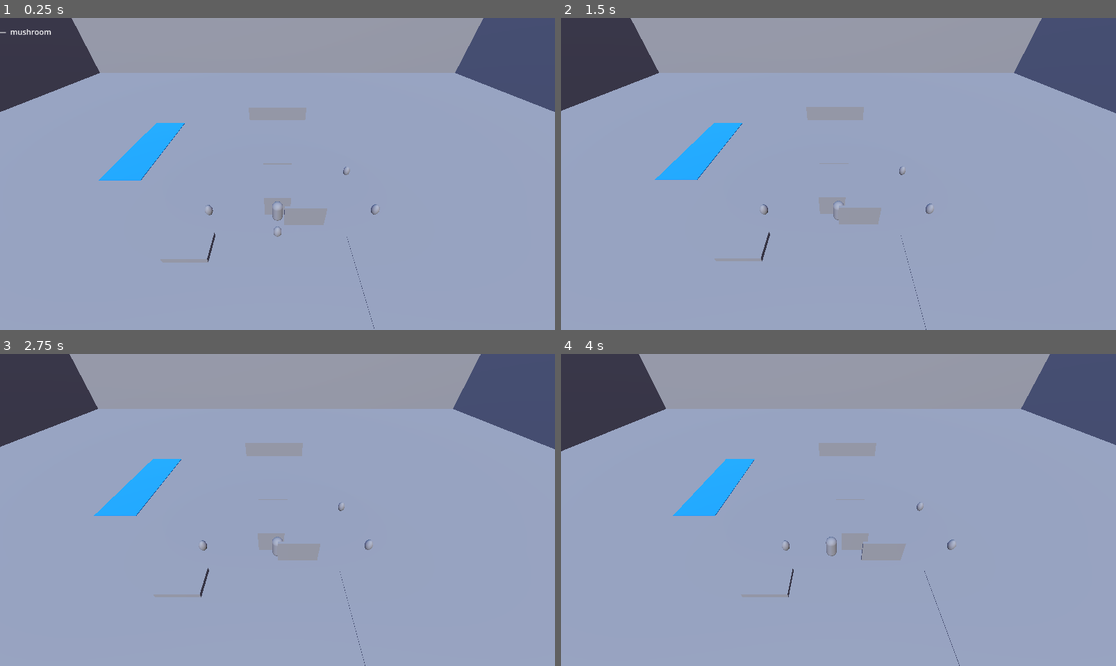
Above: before the commit, frames 1-4 (two rows, left to right).
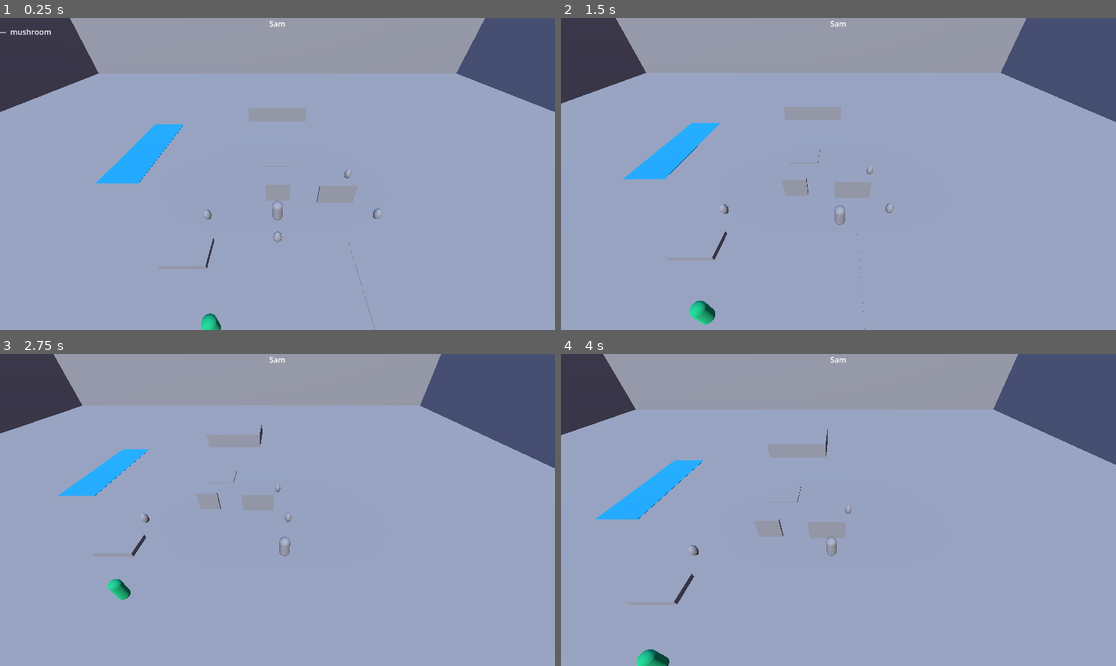
Above: after the commit, the same moments.

Repository: Actulus/scout-camp
Game: Godot game, scene res://scenes/world/world.tscn
The game is run twice, just before and just after one commit, with the same random seed, the same clock (stepped at 60 frames per second) and the same inputs.
Inputs:
- Up to frame 1 (0.25 s): no input
- Up to frame 2 (1.5 s): tap E at 0.5 s; hold D (move_right) 0.53-1.28 s; hold Enter (ui_accept) 0.53-1.28 s; hold S (move_down) from 1.28 s (still down); tap Enter (ui_accept) at 1.35 s
- Up to frame 3 (2.75 s): tap Enter (ui_accept) at 1.52, 1.82 s; release S (move_down) at 2.03 s; hold D (move_right) from 2.03 s (still down); hold Enter (ui_accept) from 2.03 s (still down)
- Up to frame 4 (4 s): release D (move_right) at 2.78 s; release Enter (ui_accept) at 2.78 s; hold W (move_up) 2.78-3.53 s; tap Enter (ui_accept) at 2.85, 3.02, 3.32 s; hold A (move_left) from 3.53 s (still down); hold Enter (ui_accept) from 3.53 s (still down)

The runs differ from the first frame. In frame 1, 2.1% of the frame differs, in the area x 9-91%, y 0-100%; in frame 2, 5.6%; in frame 3, 8.2%; in frame 4, 8.9%, in the area x 0-100%, y 0-100%.

Commit message:
GameManager autoload and NPC base

Diff:
--- a/project.godot
+++ b/project.godot
@@ -14,6 +14,10 @@
 run/main_scene="uid://bl2tn1kmaac5m"
 config/features=PackedStringArray("4.6", "Forward Plus")
 config/icon="res://icon.svg"
+
+[autoload]
+
+GameManager="*uid://b5w21y6rg4j6s"
 
 [editor]
 
--- a/scenes/camp/camp.tscn
+++ b/scenes/camp/camp.tscn
@@ -67,7 +67,7 @@
 text = "TENT AREA"
 
 [node name="NoticeBoard" type="StaticBody3D" parent="." unique_id=999561699]
-transform = Transform3D(1, 0, 0, 0, 1, 0, 0, 0, 1, 0, 1, 0)
+transform = Transform3D(1, 0, 0, 0, 1, 0, 0, 0, 1, 0, 1, -1.9135308)
 
 [node name="MeshInstance3D" type="MeshInstance3D" parent="NoticeBoard" unique_id=1938085999]
 mesh = SubResource("BoxMesh_w8r68")
@@ -91,7 +91,7 @@
 text = "COOKING"
 
 [node name="BadgeWall" type="StaticBody3D" parent="." unique_id=214054637]
-transform = Transform3D(1, 0, 0, 0, 1, 0, 0, 0, 1, 2, 1, 1)
+transform = Transform3D(1, 0, 0, 0, 1, 0, 0, 0, 1, 4.825, 1, -1.7046089)
 
 [node name="MeshInstance3D" type="MeshInstance3D" parent="BadgeWall" unique_id=542348568]
 mesh = SubResource("BoxMesh_m2efa")
--- /dev/null
+++ b/scenes/npcs/npc_base.tscn
@@ -0,0 +1,44 @@
+[gd_scene format=3 uid="uid://b6foj8hb62bgc"]
+
+[ext_resource type="Script" uid="uid://dou6oitwlb02o" path="res://scripts/npc_base.gd" id="1_r0mbh"]
+
+[sub_resource type="StandardMaterial3D" id="StandardMaterial3D_jhfuy"]
+albedo_color = Color(0, 0.7007078, 0.42706272, 1)
+
+[sub_resource type="CapsuleMesh" id="CapsuleMesh_10117"]
+material = SubResource("StandardMaterial3D_jhfuy")
+radius = 0.35
+height = 1.8
+
+[sub_resource type="CapsuleShape3D" id="CapsuleShape3D_prnpe"]
+radius = 0.35
+height = 1.8
+
+[sub_resource type="SphereShape3D" id="SphereShape3D_7ain8"]
+radius = 3.0
+
+[node name="NPC" type="CharacterBody3D" unique_id=1345696528]
+script = ExtResource("1_r0mbh")
+
+[node name="MeshInstance3D" type="MeshInstance3D" parent="." unique_id=1562188799]
+mesh = SubResource("CapsuleMesh_10117")
+
+[node name="CollisionShape3D" type="CollisionShape3D" parent="." unique_id=989295693]
+shape = SubResource("CapsuleShape3D_prnpe")
+
+[node name="TalkZone" type="Area3D" parent="." unique_id=25469455]
+
+[node name="CollisionShape3D" type="CollisionShape3D" parent="TalkZone" unique_id=1796057413]
+shape = SubResource("SphereShape3D_7ain8")
+
+[node name="NameLabel" type="Label" parent="." unique_id=1221298716]
+anchors_preset = 5
+anchor_left = 0.5
+anchor_right = 0.5
+offset_left = -41.5
+offset_right = 41.5
+offset_bottom = 23.0
+grow_horizontal = 2
+pivot_offset = Vector2(0, 1.2)
+text = "NPC Name"
+horizontal_alignment = 1
--- a/scenes/world/world.tscn
+++ b/scenes/world/world.tscn
@@ -5,6 +5,7 @@
 [ext_resource type="PackedScene" uid="uid://chelyo0srflym" path="res://scenes/leaders_house/leader_house.tscn" id="3_6m72w"]
 [ext_resource type="PackedScene" uid="uid://0u3ty737eby0" path="res://scenes/collectible_item.tscn" id="4_6m72w"]
 [ext_resource type="PackedScene" uid="uid://c40xqnotbooew" path="res://scenes/ui/hud.tscn" id="5_v5dby"]
+[ext_resource type="PackedScene" uid="uid://b6foj8hb62bgc" path="res://scenes/npcs/npc_base.tscn" id="6_t5ptc"]
 
 [sub_resource type="BoxMesh" id="BoxMesh_4rhad"]
 size = Vector3(100, 0.2, 100)
@@ -106,6 +107,7 @@
 transform = Transform3D(1, 0, 0, 0, 1, 0, 0, 0, 1, 0, 1, 0)
 
 [node name="Camp" parent="." unique_id=1478507277 instance=ExtResource("2_1fp7r")]
+transform = Transform3D(1, 0, 0, 0, 1, 0, 0, 0, 1, 0.018461227, -0.023444176, -0.009774208)
 
 [node name="LeaderHouse" parent="." unique_id=1637668464 instance=ExtResource("3_6m72w")]
 
@@ -130,3 +132,8 @@
 display_name = "mushroom"
 
 [node name="HUD" parent="." unique_id=1440731385 instance=ExtResource("5_v5dby")]
+
+[node name="NPC" parent="." unique_id=1345696528 instance=ExtResource("6_t5ptc")]
+transform = Transform3D(1, 0, 0, 0, 1, 0, 0, 0, 1, -3.2096596, 1.0033016, 7.181285)
+npc_name = "Sam"
+dialogue_lines = ["Hello!", "Nice day for scouting.", "Nice to meet you!", "How are you?"]
--- /dev/null
+++ b/scripts/game_manager.gd
@@ -0,0 +1,30 @@
+extends Node
+
+var current_day: int = 1
+var skills_completed: Dictionary = {
+	"shelter": false,
+	"fire": false,
+	"water": false,
+	"plants": false,
+	"navigation": false
+}
+var badges_earned: Array = []
+
+signal skill_completed(skill_id: String)
+signal badge_earned(badge_id: String)
+signal day_changed(day_number: int)
+
+func complete_skill(skill_id:  String):
+	if not skills_completed[skill_id]:
+		skills_completed[skill_id] = true
+		emit_signal("skill_completed", skill_id)
+		earn_badge(skill_id)
+
+func earn_badge(badge_id: String):
+	if badge_id not in badges_earned:
+		badges_earned.append(badge_id)
+		emit_signal("badge_earned", badge_id)
+
+func advance_day():
+	current_day += 1
+	emit_signal("day_changed", current_day)
--- a/scripts/interactzone.gd
+++ b/scripts/interactzone.gd
@@ -15,7 +15,10 @@
 	if body.has_method("interact"):
 		current_target = body
 		if prompt_label:
-			prompt_label.text = "Press E  —  " + body.display_name
+			if "display_name" in body:
+				prompt_label.text = "Press E  —  " + current_target.display_name
+			else:
+				prompt_label.text = "Press E to talk"
 			prompt_label.show()
 
 func _on_body_exited(body):
--- /dev/null
+++ b/scripts/npc_base.gd
@@ -0,0 +1,24 @@
+extends CharacterBody3D
+
+@export var npc_name: String = "Scout"
+@export var dialogue_lines: Array = ["Hello!", "Nice day for scouting."]
+
+var current_line: int = 0
+var player_nearby: bool = false
+
+func _ready():
+	$TalkZone.body_entered.connect(_on_player_enter)
+	$TalkZone.body_exited.connect(_on_player_exit)
+	$NameLabel.text = npc_name
+
+func _on_player_enter(body):
+	if body.name == "Player":
+		player_nearby = true
+
+func _on_player_exit(body):
+	if body.name == "Player":
+		player_nearby = false
+
+func interact(player: Node):
+	print(npc_name, ": ", dialogue_lines[current_line])
+	current_line = (current_line + 1) % dialogue_lines.size()
Not shown, added: scripts/game_manager.gd.uid
Not shown, added: scripts/npc_base.gd.uid
